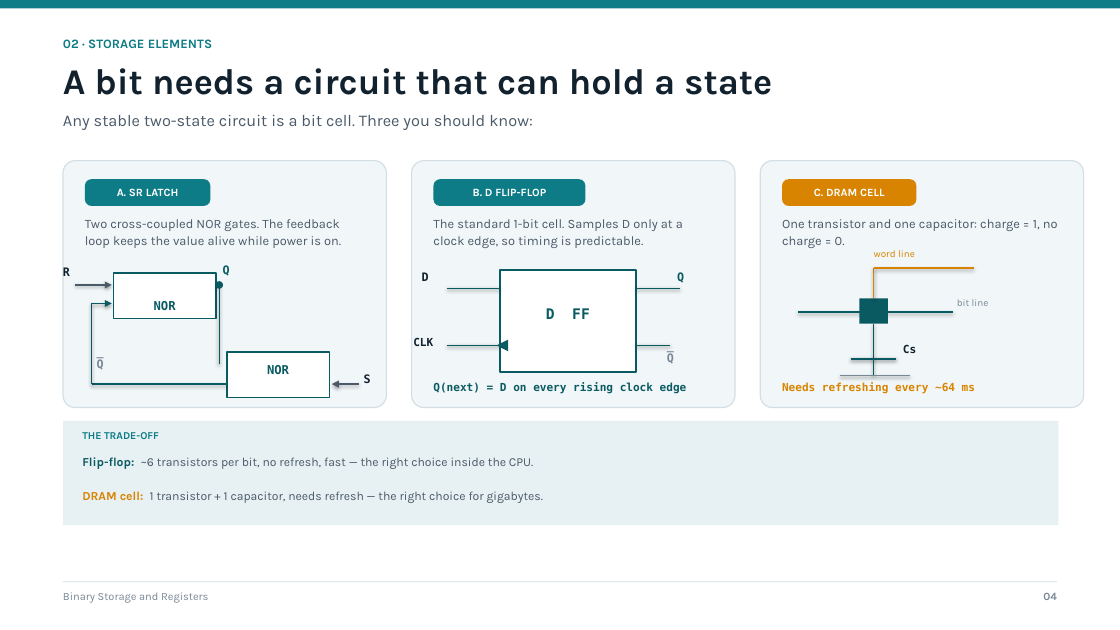
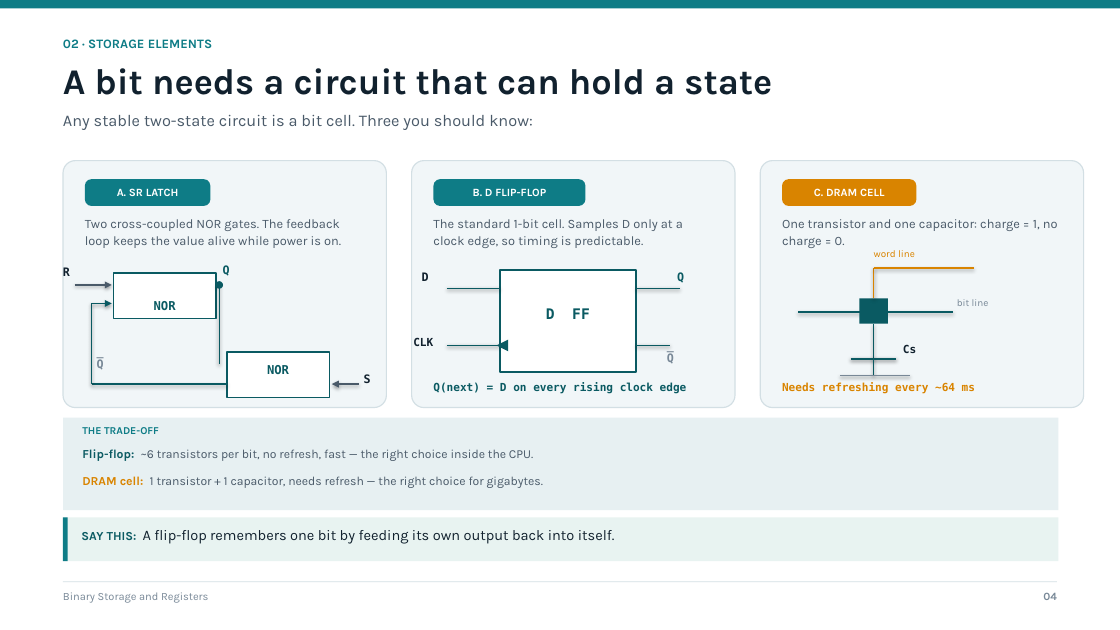
Before and after one commit to abhigyant167/LabNexus, a slide deck: slide 4 of presentations/coa/Binary_Storage_and_Registers_8slides_COA.pptx. Drawn at 1120x630 pixels with LibreOffice and Linux fonts; fonts in the diff are those of the drawing. Boxes give left, top, right and bottom in pixels: in the first picture for what was removed or moved away, otherwise in the second. Text is boxed around its words. In the diff, an @@ line names an element or a change of style, - is before the commit and + after.

```diff
--- a/presentations/coa/Binary_Storage_and_Registers_8slides_COA.pptx
+++ b/presentations/coa/Binary_Storage_and_Registers_8slides_COA.pptx
@@ rectangle: place and size @@
-rectangle at [63,421,1059,525]
+rectangle at [63,418,1059,510]
@@ text "THE TRADE-OFF": place and size @@
-text "THE TRADE-OFF" at [82,432,159,439]
+text "THE TRADE-OFF" at [82,427,159,434]
@@ text "Flip-flop: ~6 transistors per bit, ...": place and size @@
-text "Flip-flop: ~6 transistors per bit, ..." at [82,457,533,469]
+text "Flip-flop: ~6 transistors per bit, ..." at [82,449,533,461]
@@ text "DRAM cell: 1 transistor + ...": place and size @@
-text "DRAM cell: 1 transistor + ..." at [82,491,543,503]
+text "DRAM cell: 1 transistor + ..." at [82,476,543,488]
@@ rectangle added at [63,518,1059,561], fill #E8F3F1 @@
@@ rectangle added at [63,518,68,561], fill #0E7C86 @@
@@ text added at [81,530,615,544], 12.5 pt, text #11212E @@
+SAY THIS: A flip-flop remembers one bit by feeding its own output back into itself.
```
Also in this commit, not shown: 6 other slides changed, 7 other files.
